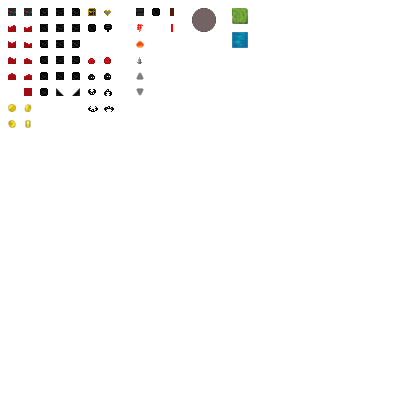
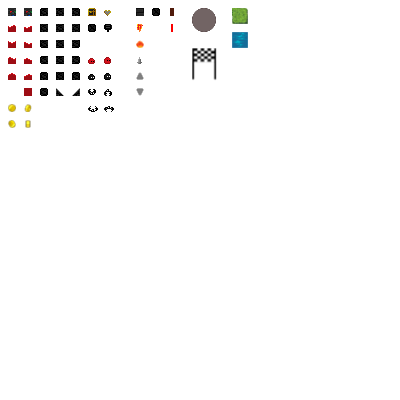
Layered file, before and after one edit (400 x 400). Changes by layer:
painted on "Background" over (192, 48, 217, 81)
